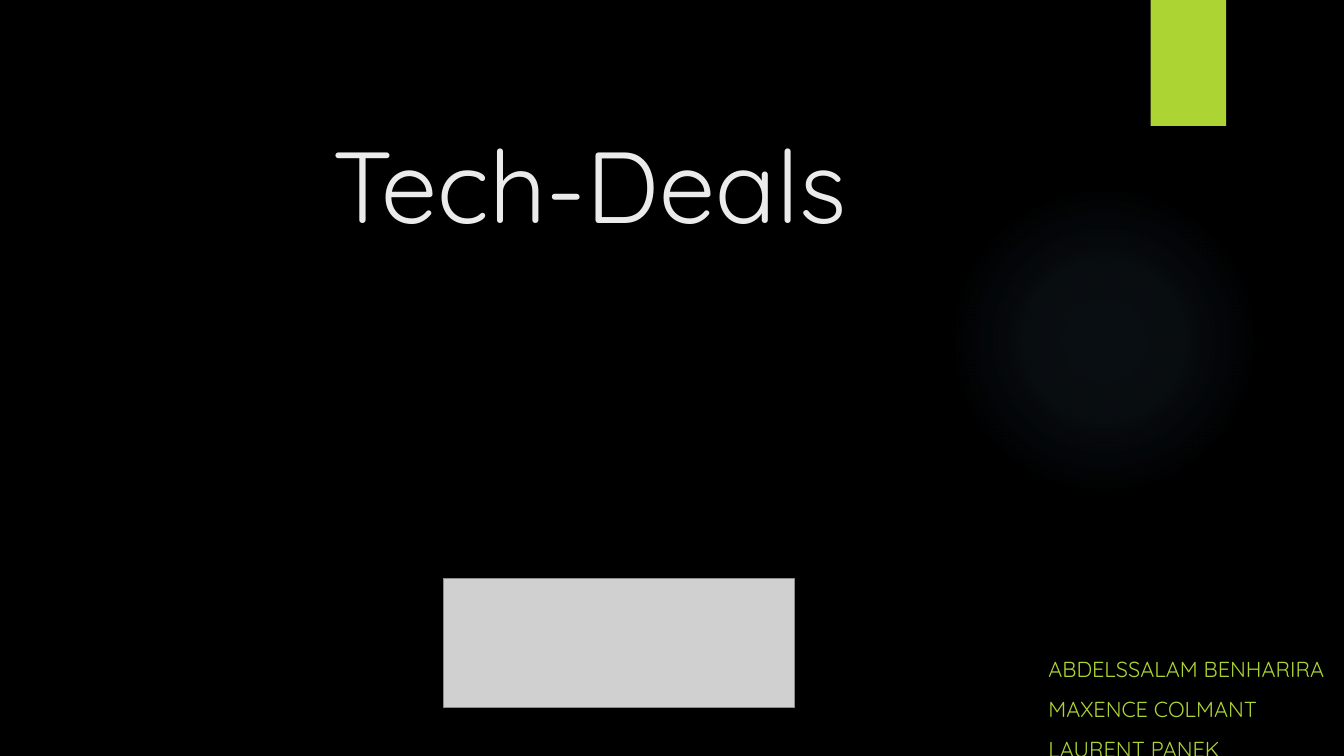
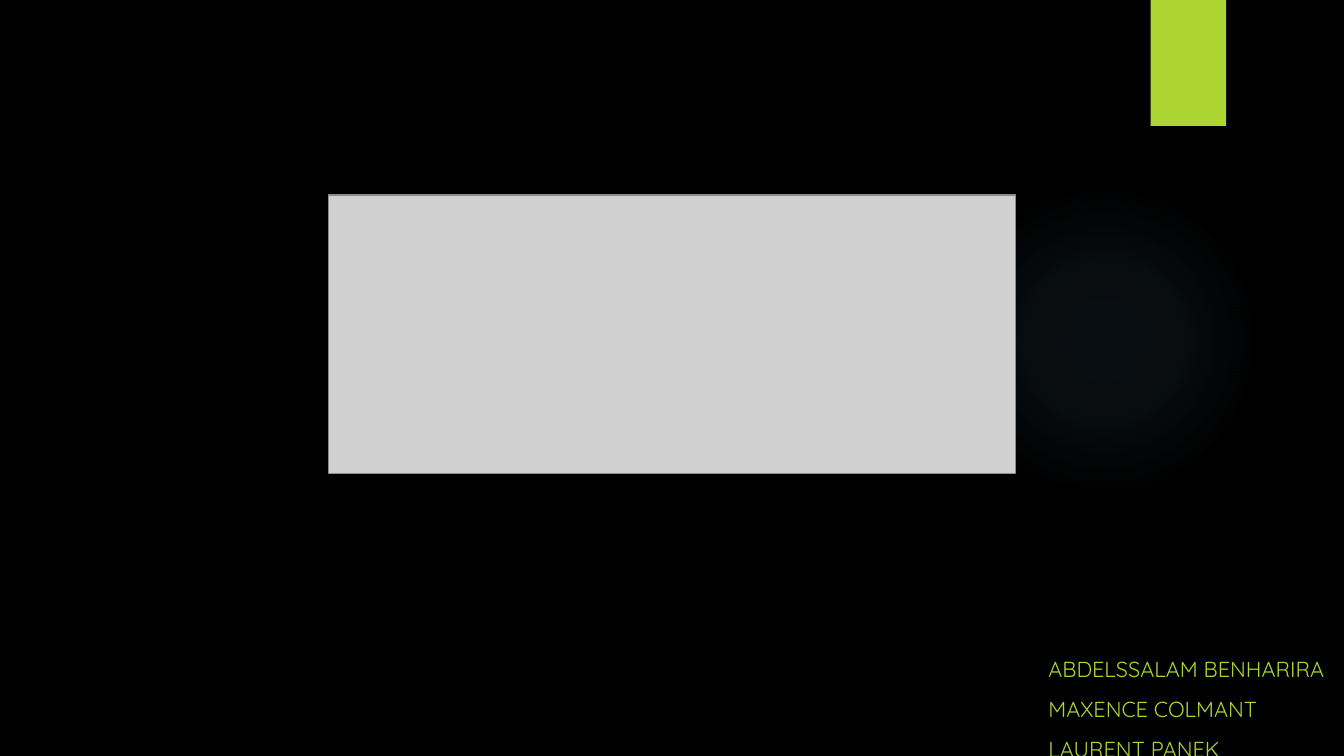
Before and after one commit to maxencecolmant/E-commerce-website, a slide deck: slide 1 of Presentation_PHP.pptx. Drawn at 1344x756 pixels with LibreOffice and Linux fonts; fonts in the diff are those of the drawing; grey boxes stand for pictures; background and template pictures are left out. Boxes give left, top, right and bottom in pixels: in the first picture for what was removed or moved away, otherwise in the second. Text is boxed around its words. In the diff, an @@ line names an element or a change of style, - is before the commit and + after.

```diff
--- a/Presentation_PHP.pptx
+++ b/Presentation_PHP.pptx
@@ title removed at (333,148,847,224) @@
-Tech-Deals
@@ picture added at (329,195,1016,473) @@
@@ picture removed at (444,579,795,708) @@
```
Also in this commit, not shown: 1 slide added, 3 other files.
